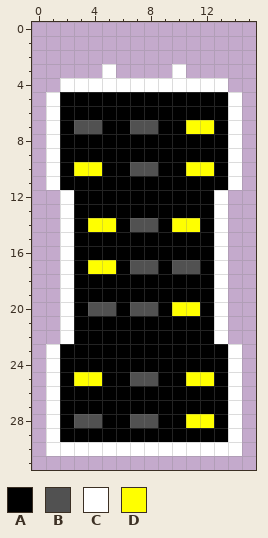
A pixel-art sprite gets an edit: apocalypse/core/assets/starsystem/city/Building04.png. The picture above was drawn from the file before the commit.
The file is 16x32 pixels.
Palette (. is transparent): A #000000  B #515151  C #ffffff  D #ffff00
After the commit:
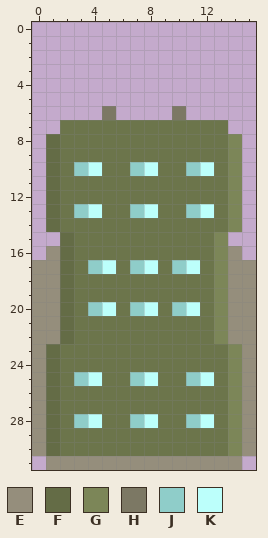
Colours new in this view: E #958e7c  F #646c46  G #7c8658  H #7c7864  J #8fcdc9  K #bcfffb
Change:
colour A: #000000 -> #6c754b
Changed rows in their new state; - is a pixel that keeps its letter.
first column x 0:
 3 -----.----.-----
 4 --............--
 5 -..............-
 6 -....H....H....-
 7 -.-AA--AA--AA-.-
 8 -F------------G-
 9 -F------------G-
10 -F-JK--JK--JK-G-
11 -F------------G-
12 -FA----------AG-
13 -FAJK--JK--JKAG-
14 -FA-AA-AA-AA-AG-
15 --F----------G--
16 -EF----------GE-
17 EEF-JK-JK-JK-GEE
18 EEF----------GEE
19 EEF----------GEE
20 EEF-JK-JK-JK-GEE
21 EEF----------GEE
22 EEF----------GEE
23 EF------------GE
24 EF------------GE
25 EF-JK--JK--JK-GE
26 EF------------GE
27 EF------------GE
28 EF-JK--JK--JK-GE
29 EF------------GE
30 EFAAAAAAAAAAAAGE
31 -EEEEEEEEEEEEEE-
